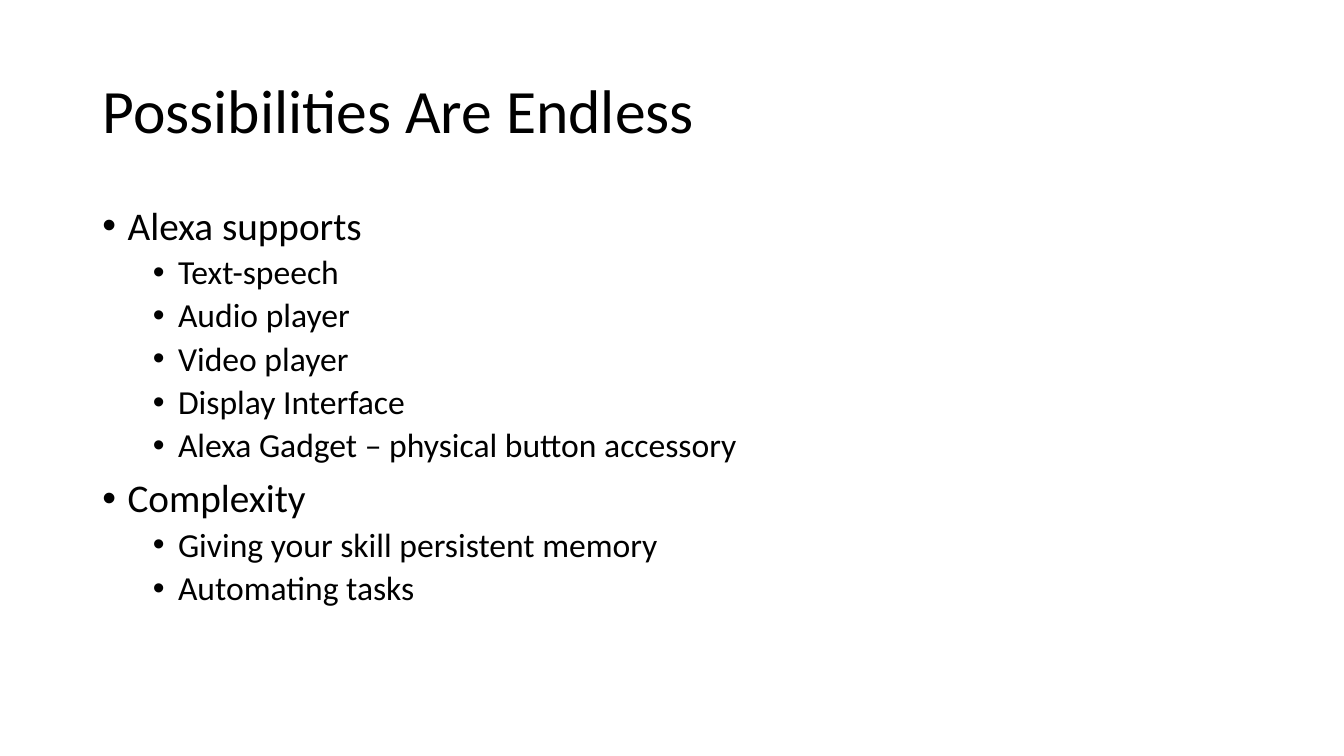
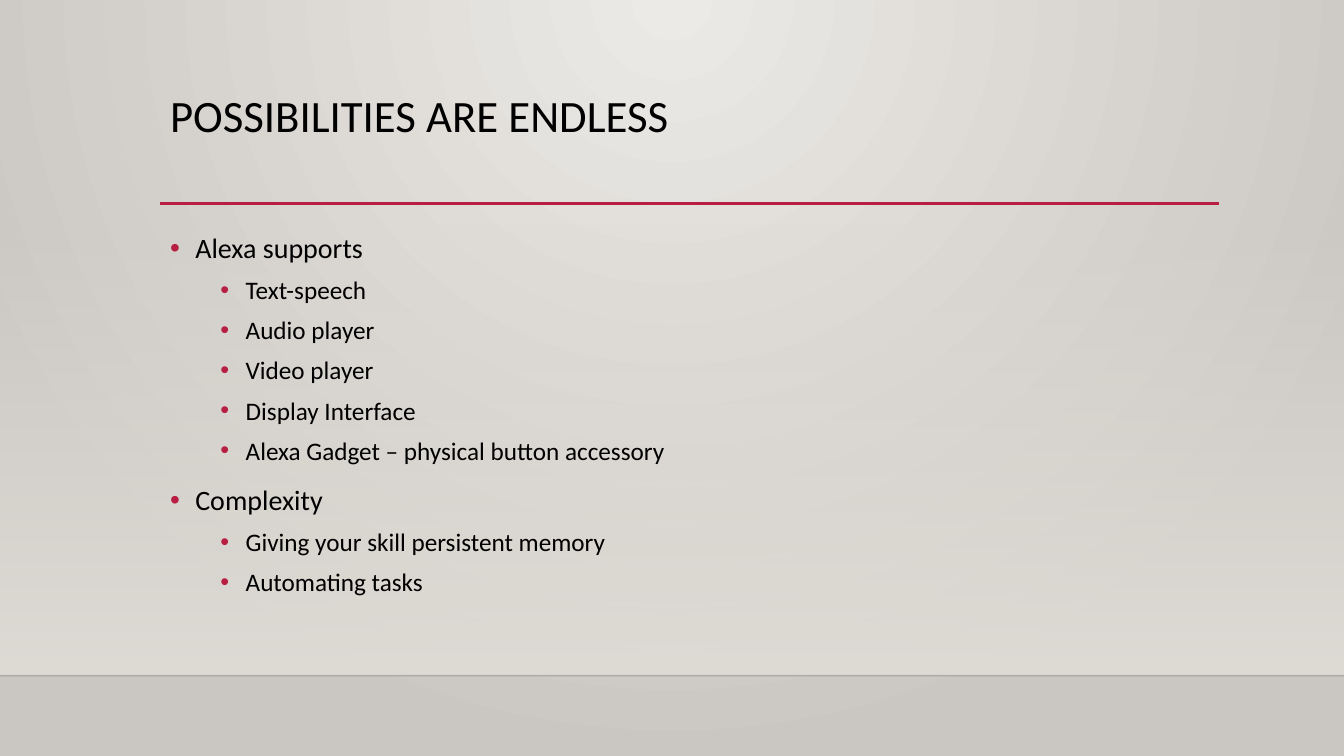
Before and after one commit to haydenwade/speaking-st-cloud-alexa-nodejs-public-apis, a slide deck: slide 12 of Building An Custom.pptx (slide 13 before the commit). Drawn at 1344x756 pixels with LibreOffice and Linux fonts; fonts in the diff are those of the drawing; background and template pictures are left out. Boxes give left, top, right and bottom in pixels: in the first picture for what was removed or moved away, otherwise in the second. Text is boxed around its words. In the diff, an @@ line names an element or a change of style, - is before the commit and + after.

```diff
--- a/Building An Custom.pptx
+++ b/Building An Custom.pptx
@@ background #FFFFFF to gradient #ECEAE7 to #CAC7C1 @@
@@ title "POSSIBILITIES ARE ENDLESS" at (x1=170, y1=103, x2=668, y2=133): vertical alignment middle to top @@
@@ title at (x1=170, y1=103, x2=668, y2=133): text changed; size 44 to 32 pt @@
-Possibilities Are Endless
+POSSIBILITIES ARE ENDLESS
@@ line added from (160, 204) to (1220, 204), #B71E42 2.5 pt @@
@@ rectangle added at (x1=0, y1=223, x2=1344, y2=676), fill gradient #DFDBD5 @@
@@ text "Alexa supports" moved from (x1=128, y1=212, x2=736, y2=606) to (x1=195, y1=238, x2=664, y2=596) @@
@@ text "Alexa supports" at (x1=195, y1=238, x2=664, y2=596): size 28 to 20 pt in "Alexa supports", "Complexity"; size 24 to 18 pt in "Text-speech", "Audio player", "Video player", "Display Interface" and 3 more places; line spacing 0.9 to 1.1 @@
@@ line added from (0, 676) to (1344, 676), #000001 1 pt @@
```
Also in this commit, not shown: 12 other slides changed, 1 slide removed.
